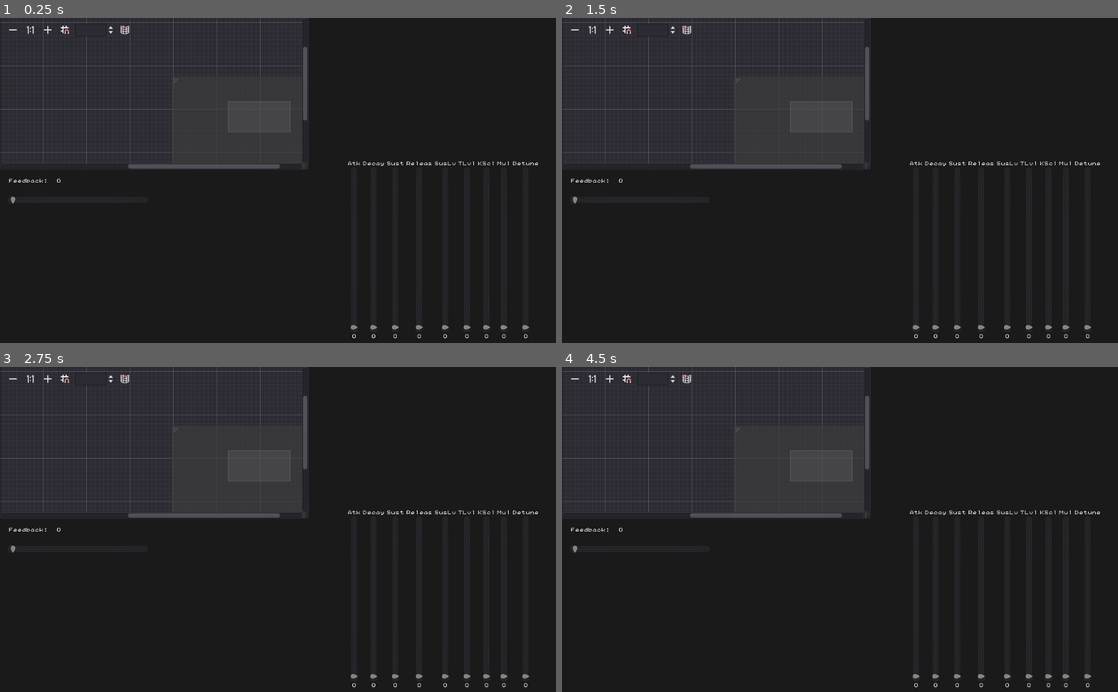
Above: before the commit, frames 1-4 (two rows, left to right).
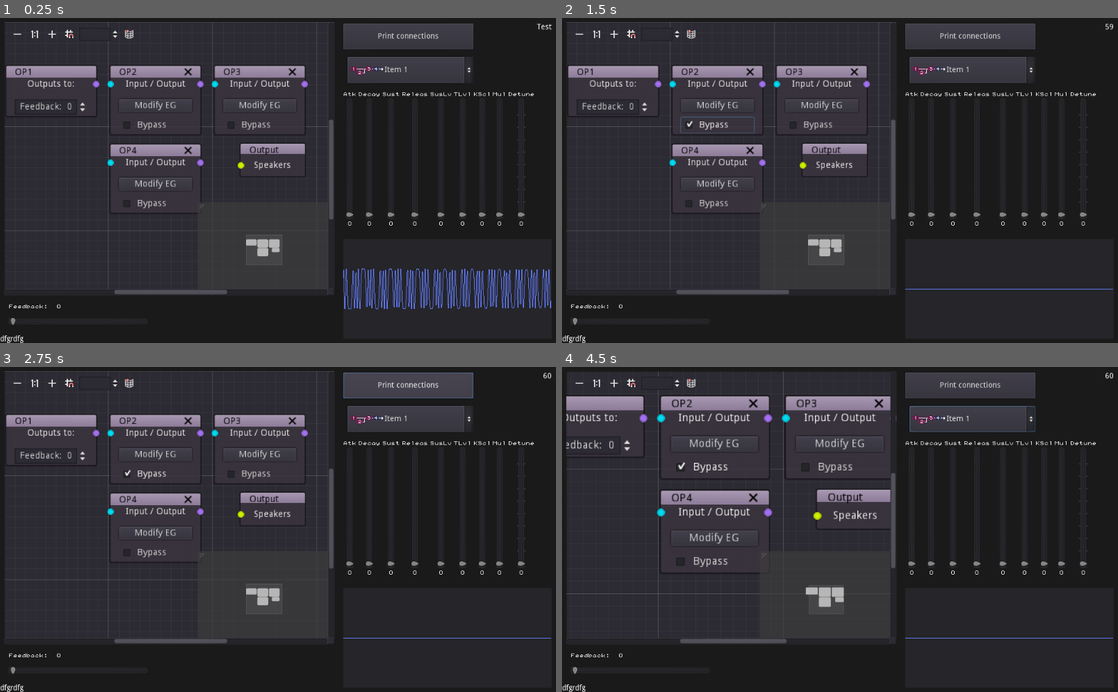
Above: after the commit, the same moments.

Repository: nobuyukinyuu/gdsFM
Game: Godot game, scene res://main.tscn
Same seed, same stepped clock (60 frames per second), same inputs: the game is played once before the commit and once after it.
Inputs (mouse positions are in pixels of both pictures, inside the frame that each line leads up to; where the layout moved, square brackets give the same spot in the first picture):
- Up to frame 1 (0.25 s): no input
- Up to frame 2 (1.5 s): click (717, 105) at 0.5 s, where only the run after the commit has a clickable "Modify EG"; click (717, 125) at 1.25 s, where only the run after the commit has a clickable "Bypass"
- Up to frame 3 (2.75 s): click (405, 386) at 2 s, where only the run after the commit has a clickable "Print connections"
- Up to frame 4 (4.5 s): click (973, 419) at 2.75 s, where only the run after the commit has a clickable "Item 1"; click (578, 383) [573, 380] at 3.5 s; click (612, 383) [612, 380] at 4.25 s

The runs differ from the first frame. In frame 1, 24% of the frame differs, in the area x 0-100%, y 0-100%; in frame 2, 21%; in frame 3, 21%; in frame 4, 24%.
Error before the commit: Parse Error: Variable "i" already defined in the scope (at line 32). (res://main.gd:42)

Commit message:
Somewhat improved algorithm.  Application of TL is weird for some reason.  Why does carrier have to be multiplied by TAU*4 when modulated?

Diff:
--- /dev/null
+++ b/!SampleTimer.gd
@@ -0,0 +1,4 @@
+extends Node
+
+func _ready():
+	pass
--- a/!global.gd
+++ b/!global.gd
@@ -1,24 +1,93 @@
 extends Node
 
-var sintable = []
+var sintable = []  #LUT for a full sine. TODO:  use symmetry to only need 1/4 sine
+var sample_rate = 22050.0
+var samples = 0  #Global oscillator timer.  Iterated every time an output sample is produced.
+
+enum waveforms {PULSE, SAW, TRI, SINE, WHITE, PINK, BROWN, SAMPLE}
+
+# 12-field array containing a LUT of semitone frequencies at all MIDI note numbers.
+#Generated from center tuning (A-4) at 440hz.
+
+# https://www.inspiredacoustics.com/en/MIDI_note_numbers_and_center_frequencies
+var periods = []  #Size 128 +1
+const NOTE_A4 = 69   # Nice.
+
 
 func _ready():
-	gen_sin_table(1024)
+	randomize()
+	gen_sin_table(2048)
 
+	# Generate the period frequencies of every note based on center tuning (A-4) at 440hz
+	# Calculated from the equal temperment note ratio (12th root of 2).
+	periods.clear()
+	periods.resize(129)  #Extra field accounts for G#9
+	for i in periods.size():
+		periods[i] = 440.0 * pow(2, (i-NOTE_A4) / 12.0 )
 
+#	print(periods)
+
+#Generate the sine lookup table at the specified resolution.
 func gen_sin_table(res):
 	sintable.clear()
 	sintable.resize(res)
 	for i in res:
-		sintable[i] = (  sin(2*PI * i/float(res))  )
+		sintable[i] = (  sin(TAU * i/float(res))  )
 
 
 #Grab a sine value from the lookup table.
 func sint(n):
 	var sz = sintable.size()
-	var idx = round( n / (2*PI) * float(sz))
+	var idx = round( n / (TAU) * float(sz))
 	idx = wrapi(idx, 0, sz)
+
+	return sintable[idx]
+
+#Sample Timer convenience functions.  Converts samples elapsed to readable time
+func get_secs():
+	return samples / sample_rate
 
 
 
-	return sintable[idx]
+class Instr:
+	var rr = 1 setget set_release_time  #Float between 0-1
+
+	var ar=0	#Attack
+	var dr=0	#Decay
+	var sr=0	#Sustain
+#	var rr=0	#Release
+	var sl=0	#Sustain level
+	var tl=0	#Total level  (attenuation)
+	var ks=0	#Key scale
+	var mul=0	#Frequency multiplier
+	var dt=0	#Detune
+#
+#	var hz = 440.0  #Operator frequency.  Tuned to A-4 by default
+#
+#	var feedback = 0  #TODO:  Figure out if this is appropriate to use on multiple operators
+#
+
+
+
+	var release_time = 1 #Calculated from rr when set
+
+	var samples = 0  #Samples elapsed
+
+	func set_release_time(val):
+		rr = val
+		if val <= 0:
+			release_time = 0x7FFFFFFFFFFFFFFF
+		elif val >= 1.0:
+			release_time = 0
+		else:
+			release_time = -log(rr) *2  # an rr of 0.01 will produce a ~10s release time.
+
+	func get_level():
+
+		pass
+
+
+
+class Patch:
+	var opChain  #Entire list of GraphNode connections
+#	var
--- a/EGControl.tscn
+++ b/EGControl.tscn
@@ -151,6 +151,7 @@
 margin_bottom = 202.0
 size_flags_horizontal = 3
 size_flags_vertical = 3
+ticks_on_borders = true
 
 [node name="Val" type="Label" parent="H/SL"]
 margin_top = 206.0
@@ -162,7 +163,6 @@
 valign = 2
 
 [node name="TL" type="VBoxContainer" parent="H"]
-editor/display_folded = true
 margin_left = 204.0
 margin_right = 236.0
 margin_bottom = 214.0
@@ -180,6 +180,7 @@
 margin_bottom = 202.0
 size_flags_horizontal = 3
 size_flags_vertical = 3
+ticks_on_borders = true
 
 [node name="Val" type="Label" parent="H/TL"]
 margin_top = 206.0
@@ -238,7 +239,6 @@
 size_flags_horizontal = 3
 size_flags_vertical = 3
 max_value = 16.0
-step = 0.5
 
 [node name="Val" type="Label" parent="H/MUL"]
 margin_top = 206.0
@@ -250,7 +250,6 @@
 valign = 2
 
 [node name="DT" type="VBoxContainer" parent="H"]
-editor/display_folded = true
 margin_left = 304.0
 margin_right = 352.0
 margin_bottom = 214.0
@@ -268,6 +267,9 @@
 margin_bottom = 202.0
 size_flags_horizontal = 3
 size_flags_vertical = 3
+max_value = 1.0
+step = 0.0
+tick_count = 10
 
 [node name="Val" type="Label" parent="H/DT"]
 margin_top = 206.0
--- /dev/null
+++ b/OP-CenterNode.gd
@@ -0,0 +1,26 @@
+extends GraphNode
+
+#var ar=0	#Attack
+#var dr=0	#Decay
+#var sr=0	#Sustain
+#var rr=0	#Release
+#var sl=0	#Sustain level
+#var tl=0	#Total level  (attenuation)
+#var ks=0	#Key scale
+#var mul=0	#Frequency multiplier
+#var dt=0	#Detune
+
+var hz = 440.0  #Operator frequency.  Tuned to A-4 by default
+
+var feedback = 0  #TODO:  Figure out if this is appropriate to use on multiple operators
+
+var eg = global.Instr.new()   #Envelope generator
+
+func _ready():
+#	print(name, " inputs: ", get_connection_input_count(),\
+#			 "	Outputs: ", get_connection_output_count())
+	pass
+
+
+func request_sample():
+	pass
--- /dev/null
+++ b/OP-CenterNode.tscn
@@ -0,0 +1,67 @@
+[gd_scene load_steps=2 format=2]
+
+[ext_resource path="res://OP-CenterNode.gd" type="Script" id=1]
+
+[node name="OP" type="GraphNode"]
+margin_right = 136.0
+margin_bottom = 111.0
+mouse_filter = 1
+custom_constants/separation = 8
+title = "OP"
+show_close = true
+slot/0/left_enabled = true
+slot/0/left_type = 1
+slot/0/left_color = Color( 0, 0.905882, 1, 1 )
+slot/0/right_enabled = true
+slot/0/right_type = 0
+slot/0/right_color = Color( 0.678431, 0.466667, 1, 1 )
+slot/1/left_enabled = false
+slot/1/left_type = 0
+slot/1/left_color = Color( 1, 1, 1, 1 )
+slot/1/right_enabled = false
+slot/1/right_type = 0
+slot/1/right_color = Color( 1, 1, 1, 1 )
+slot/2/left_enabled = false
+slot/2/left_type = 0
+slot/2/left_color = Color( 1, 1, 1, 1 )
+slot/2/right_enabled = false
+slot/2/right_type = 0
+slot/2/right_color = Color( 1, 1, 1, 1 )
+slot/3/left_enabled = false
+slot/3/left_type = 0
+slot/3/left_color = Color( 1, 1, 1, 1 )
+slot/3/right_enabled = false
+slot/3/right_type = 0
+slot/3/right_color = Color( 1, 1, 1, 1 )
+script = ExtResource( 1 )
+
+[node name="Label" type="Label" parent="."]
+margin_left = 16.0
+margin_top = 24.0
+margin_right = 120.0
+margin_bottom = 38.0
+text = "Input / Output"
+align = 1
+valign = 1
+
+[node name="MarginContainer2" type="MarginContainer" parent="."]
+margin_left = 16.0
+margin_top = 38.0
+margin_right = 120.0
+margin_bottom = 38.0
+
+[node name="Button" type="Button" parent="."]
+margin_left = 16.0
+margin_top = 46.0
+margin_right = 120.0
+margin_bottom = 66.0
+text = "Modify EG"
+
+[node name="CheckBox" type="CheckBox" parent="."]
+margin_left = 16.0
+margin_top = 74.0
+margin_right = 120.0
+margin_bottom = 98.0
+custom_constants/hseparation = 8
+text = "Bypass"
+clip_text = true
--- /dev/null
+++ b/PinkNoiseGenerator.gd
@@ -0,0 +1,32 @@
+extends Node
+
+#Stolen from bfxr who stole it from http://www.firstpr.com.au/dsp/pink-noise/#Filtering
+class PinkNumber:
+	var max_key = 0x1f
+	var key = 0
+	var white_values = [0,0,0,0,0]
+	var _range = 128
+
+	func _init():
+		for i in range(5):
+			white_values[i] =  randf() * (_range/5)
+
+	func next():
+		var last_key = key
+		var sum
+
+		key +=1
+		if key > max_key:
+			key = 0
+		# XOR previous value with current value.
+		# This gives a list of bits that have changed.
+		var diff = last_key ^ key
+		sum = 0
+
+		for i in range(5):
+			#If bit changed get new random number for corresponding white_value
+			if diff & (1 << i):
+				white_values[i] = randf() * (_range/5)
+			sum += white_values[i]
+
+		return sum/64.0-1.0
--- a/main.gd
+++ b/main.gd
@@ -4,23 +4,44 @@
 var samples = 0
 var bufferdata = PoolVector2Array([])
 
-var hz = 22050.0
+var hz = 44100.0  #This is set to a global var sample_rate
 
 var carrier_hz = 440.0
-var modulator_hz = 220.0
+var old_op1_sample = [0,0]
+var modulator_hz = 440.0
 
+var inst = global.Instr.new()
 
 func _ready():
+	hz = global.sample_rate
+
 	$Audio.stream.mix_rate = hz
 	buf = $Audio.get_stream_playback()
 
 	fill_buffer()  #Prefill buffer
 	$Audio.play()
 
+#	$Panel/Line2D.position = $Panel.rect_position
+	var newpts = []
+	newpts.resize($Panel.rect_size.x)
+	$Panel/Line2D.points = newpts
+
+
+func _input(event):
+	#DEBUG:  reset EG
+	if Input.is_key_pressed(KEY_F12):
+		global.samples = 0
+
 func _process(delta):
 	fill_buffer()
 
+func _physics_process(delta):
+	if bufferdata.size() < 2:  return
+	for i in min($Panel.rect_size.x, bufferdata.size()):
+		var h = $Panel.rect_size.y/2
+		$Panel/Line2D.points[i] = Vector2(i, h + bufferdata[i].y * h)
 
+#	$Panel/Line2D.points = pts
 
 func fill_buffer(var frames=-1):
 	if !buf:  return
@@ -30,30 +51,64 @@
 	bufferdata.resize(frames_to_fill)
 
 	for i in frames_to_fill:
-		samples +=1
+
+		#Calculate the phase position to reduce calculations needed by each operator
+		var phase = (global.samples / hz * TAU)
+
 
 #		var x = global.sint(2*PI * samples * (carrier_hz / hz))
 
-		var carrier = (TAU * samples * (carrier_hz / hz))
-		var modulator = global.sint( TAU * samples * (modulator_hz / hz))
+		var mul = $EGControl.get_value("MUL") +1
+		var tl = (100 - $EGControl.get_value("TL")) / 100.0
+
+		var carrier = (phase * carrier_hz) * (1+ $EGControl.get_value("DT")/1000.0)
+		var modulator = (phase * modulator_hz )
+
+		var release_env = (1.0-min(1.0, global.get_secs()))  #DEBUG, TEMPORARY
 
 
-		var feedback = modulate(carrier , modulator_hz, $EGControl.get_value("MUL"))
-		for i in range($FB.value):
-			feedback = modulate(feedback, carrier_hz)
-		var x = global.sint(feedback)
+		if $FB.value > 0:
+			var average = (old_op1_sample[0] + old_op1_sample[1]) / 2.0
+			var scaled_fb = average * $FB.value #/ pow(2, $FB.value)
+			old_op1_sample[1] = old_op1_sample[0]
+			old_op1_sample[0] = sin(scaled_fb + carrier) * tl
+
+
+			carrier = old_op1_sample[0]
+		else:
+			carrier = sin(carrier) * tl * release_env
+			pass
+
+#		var modulator = sin(phase * modulator_hz * $EGControl.get_value("MUL") + carrier*TAU)
+
+#		modulator =  global.sint(modulator*mul + (carrier) * TAU*4)
+		modulator =  global.sint(sin(modulator*mul) + (carrier) * TAU*4) * release_env
+
+#		modulator = modulate(modulator, modulator, tl, mul)
+
+
+#		modulator = sin(modulator + carrier)
+#		var x = clamp(carrier * modulator, -1, 1)
+		var x = clamp(modulator, -1, 1)
+
 
 		bufferdata[i] = (Vector2.ONE * x)
 
+		global.samples +=1
+
 	buf.push_buffer(bufferdata)
 
-
 #Carrier:  A waveform not yet sin-processed.
-func modulate(carrier, modulator_hz, mul=1.0):
-	var modulator = global.sint( TAU * samples * (modulator_hz / hz))
-	return (carrier + mul*modulator)
-
+func modulate(carrier, modulator, tl, mul=1.0):
+#	var modulator = global.sint(TAU * global.samples * (mod_hz / hz))
+	return global.sint(sin(modulator*mul) * tl + (carrier) * TAU*4)
 
 
 func _on_FB_value_changed(value):
 	$Label.text = "Feedback:  " + str(value)
+
+
+
+func _on_btnPrintConnections_pressed():
+	print($GraphEdit.get_connection_list())
+	pass # Replace with function body.
--- a/main.tscn
+++ b/main.tscn
@@ -1,12 +1,88 @@
-[gd_scene load_steps=5 format=2]
+[gd_scene load_steps=17 format=2]
 
 [ext_resource path="res://main.gd" type="Script" id=1]
 [ext_resource path="res://EGControl.tscn" type="PackedScene" id=2]
-[ext_resource path="res://spelunkid_font.tres" type="BitmapFont" id=3]
+[ext_resource path="res://OP-CenterNode.tscn" type="PackedScene" id=3]
+[ext_resource path="res://spelunkid_font.tres" type="BitmapFont" id=4]
+[ext_resource path="res://gfx/al1.png" type="Texture" id=5]
+[ext_resource path="res://gfx/al0.png" type="Texture" id=6]
+[ext_resource path="res://gfx/al2.png" type="Texture" id=7]
+[ext_resource path="res://gfx/al3.png" type="Texture" id=8]
+[ext_resource path="res://gfx/al4.png" type="Texture" id=9]
+[ext_resource path="res://gfx/al5.png" type="Texture" id=10]
+[ext_resource path="res://gfx/al6.png" type="Texture" id=11]
+[ext_resource path="res://gfx/al7.png" type="Texture" id=12]
+
+[sub_resource type="GDScript" id=3]
+script/source = "extends GraphEdit
+
+func _ready():
+	add_valid_connection_type(0,1)
+	add_valid_connection_type(1,0)
+
+	add_valid_left_disconnect_type(0)
+	add_valid_left_disconnect_type(1)
+
+	add_valid_right_disconnect_type(0)
+	add_valid_right_disconnect_type(1)
+
+	for o in get_children():
+		if o is GraphNode:
+			o.title = o.name
+
+
+func _on_GraphEdit_connection_request(from, from_slot, to, to_slot):
+	prints(\"request from\", from, \"slot\", from_slot, \"to\", to, \", slot\", to_slot)
+
+	if from != to:
+		connect_node(from, from_slot, to, to_slot)
+	else:
+		prints(\"Warning:  Attempting to connect\", from, \"to itself\")
+
+
+	#For processing output, we want to request the sample packet from the input.
+	#The request function should be given a list of processed nodes as an argument.
+	#The operator requesting a sample should add itself to the list it received.
+	#Then, each node recursively checks its own inputs, and requests a waveform
+	#from the input node if that node isn't already in the list.
+	#
+	# Once receiving the waveform, it performs frequency oscillation and passes
+	# the output to the function caller.
+
+func _on_GraphEdit_disconnection_request(from, from_slot, to, to_slot):
+		disconnect_node(from, from_slot, to, to_slot)
+"
+
+[sub_resource type="GDScript" id=4]
+script/source = "#Speakers output.  This terminus requests the first operator with an empty list.
+#Requesting empty from an OP produces a straight waveform output without any FM.
+extends GraphNode
+
+func _ready():
+	pass
+"
 
 [sub_resource type="AudioStreamGenerator" id=1]
 mix_rate = 22050.0
 buffer_length = 0.2
+
+[sub_resource type="GDScript" id=2]
+script/source = "extends Timer
+var blep = 0
+
+func _ready():
+	pass
+
+func _process(delta):
+	blep +=1
+
+
+
+func _on_Timer_timeout():
+	owner.get_node(\"ProcessRate\").text = str(blep)
+	blep = 0
+
+"
 
 [node name="Control" type="Control"]
 anchor_right = 1.0
@@ -17,37 +93,208 @@
 }
 
 [node name="EGControl" parent="." instance=ExtResource( 2 )]
-margin_left = 640.0
-margin_top = 264.0
-margin_right = 2.0
-margin_bottom = -9.0
+anchor_left = 1.0
+anchor_bottom = 0.0
+margin_left = -392.0
+margin_top = 136.0
+margin_right = -6.0
+margin_bottom = 383.0
 
 [node name="GraphEdit" type="GraphEdit" parent="."]
-margin_right = 568.0
-margin_bottom = 280.0
-right_disconnects = true
-scroll_offset = Vector2( -80, -168 )
-snap_distance = 8
+anchor_right = 1.0
+anchor_bottom = 1.0
+margin_left = 8.0
+margin_top = 8.0
+margin_right = -408.0
+margin_bottom = -88.0
+snap_distance = 16
+zoom = 1.2
+script = SubResource( 3 )
+
+[node name="OP1" type="GraphNode" parent="GraphEdit"]
+editor/display_folded = true
+margin_top = 76.8
+margin_right = 144.0
+margin_bottom = 159.8
+rect_scale = Vector2( 1.2, 1.2 )
+mouse_filter = 1
+custom_constants/separation = 8
+title = "OP1"
+offset = Vector2( 0, 64 )
+slot/0/left_enabled = false
+slot/0/left_type = -1
+slot/0/left_color = Color( 1, 1, 1, 1 )
+slot/0/right_enabled = true
+slot/0/right_type = 0
+slot/0/right_color = Color( 0.678431, 0.466667, 1, 1 )
+slot/1/left_enabled = false
+slot/1/left_type = 0
+slot/1/left_color = Color( 1, 1, 1, 1 )
+slot/1/right_enabled = false
+slot/1/right_type = 0
+slot/1/right_color = Color( 1, 1, 1, 1 )
+slot/2/left_enabled = false
+slot/2/left_type = 0
+slot/2/left_color = Color( 1, 1, 1, 1 )
+slot/2/right_enabled = false
+slot/2/right_type = 0
+slot/2/right_color = Color( 1, 1, 1, 1 )
+
+[node name="Label" type="Label" parent="GraphEdit/OP1"]
+margin_left = 16.0
+margin_top = 24.0
+margin_right = 128.0
+margin_bottom = 38.0
+text = "Outputs to:"
+align = 1
+valign = 1
+
+[node name="MarginContainer" type="MarginContainer" parent="GraphEdit/OP1"]
+margin_left = 16.0
+margin_top = 38.0
+margin_right = 128.0
+margin_bottom = 38.0
+
+[node name="SpinBox" type="SpinBox" parent="GraphEdit/OP1"]
+margin_left = 16.0
+margin_top = 46.0
+margin_right = 128.0
+margin_bottom = 70.0
+max_value = 16.0
+align = 1
+prefix = "Feedback: "
+
+[node name="OP2" parent="GraphEdit" instance=ExtResource( 3 )]
+margin_left = 192.0
+margin_top = 76.8
+margin_right = 336.0
+margin_bottom = 187.8
+rect_scale = Vector2( 1.2, 1.2 )
+offset = Vector2( 160, 64 )
+
+[node name="OP3" parent="GraphEdit" instance=ExtResource( 3 )]
+margin_left = 384.0
+margin_top = 76.8
+margin_right = 528.0
+margin_bottom = 187.8
+rect_scale = Vector2( 1.2, 1.2 )
+offset = Vector2( 320, 64 )
+
+[node name="OP4" parent="GraphEdit" instance=ExtResource( 3 )]
+margin_left = 192.0
+margin_top = 222.0
+margin_right = 336.0
+margin_bottom = 333.0
+rect_scale = Vector2( 1.2, 1.2 )
+offset = Vector2( 160, 185 )
+
+[node name="Output" type="GraphNode" parent="GraphEdit"]
+margin_left = 432.0
+margin_top = 220.8
+margin_right = 536.0
+margin_bottom = 276.8
+rect_scale = Vector2( 1.2, 1.2 )
+mouse_filter = 1
+title = "Output"
+offset = Vector2( 360, 184 )
+slot/0/left_enabled = true
+slot/0/left_type = 1
+slot/0/left_color = Color( 0.85098, 1, 0, 1 )
+slot/0/right_enabled = false
+slot/0/right_type = 0
+slot/0/right_color = Color( 1, 1, 1, 1 )
+script = SubResource( 4 )
+
+[node name="Label" type="Label" parent="GraphEdit/Output"]
+margin_left = 16.0
+margin_top = 24.0
+margin_right = 87.0
+margin_bottom = 48.0
+rect_min_size = Vector2( 0, 24 )
+text = "Speakers"
+align = 1
+valign = 1
 
 [node name="Audio" type="AudioStreamPlayer" parent="."]
 stream = SubResource( 1 )
 volume_db = -27.866
 
 [node name="FB" type="HSlider" parent="."]
-margin_left = 16.0
-margin_top = 312.0
+anchor_top = 1.0
+anchor_bottom = 1.0
+margin_left = 16.0
+margin_top = -64.0
 margin_right = 272.0
-margin_bottom = 360.0
-max_value = 16.0
+margin_bottom = -16.0
+max_value = 8.0
+step = 0.1
+ticks_on_borders = true
 
 [node name="Label" type="Label" parent="."]
-anchor_top = 0.5
-anchor_bottom = 0.5
-margin_left = 16.0
-margin_top = -4.0
-margin_right = 80.0
-margin_bottom = 4.0
-custom_fonts/font = ExtResource( 3 )
+anchor_top = 1.0
+anchor_bottom = 1.0
+margin_left = 16.0
+margin_top = -72.0
+margin_right = 112.0
+margin_bottom = -64.0
+custom_fonts/font = ExtResource( 4 )
 text = "Feedback:  0"
 align = 1
+
+[node name="Timer" type="Timer" parent="."]
+autostart = true
+script = SubResource( 2 )
+
+[node name="ProcessRate" type="Label" parent="."]
+anchor_left = 1.0
+anchor_right = 1.0
+margin_left = -272.0
+margin_top = 10.0
+margin_right = -8.0
+margin_bottom = 80.0
+text = "Test"
+align = 2
+
+[node name="btnPrintConnections" type="Button" parent="."]
+anchor_left = 1.0
+anchor_right = 1.0
+margin_left = -392.0
+margin_top = 10.0
+margin_right = -152.0
+margin_bottom = 58.0
+text = "Print connections"
+
+[node name="OptionButton" type="OptionButton" parent="."]
+margin_left = 640.0
+margin_top = 72.0
+margin_right = 872.0
+margin_bottom = 120.0
+text = "Item 1"
+icon = ExtResource( 5 )
+items = [ "4x Serial Modulation", ExtResource( 6 ), false, 0, null, "Item 1", ExtResource( 5 ), false, 1, null, "Item 2", ExtResource( 7 ), false, 2, null, "Item 3", ExtResource( 8 ), false, 3, null, "Item 4", ExtResource( 9 ), false, 4, null, "Item 5", ExtResource( 10 ), false, 5, null, "Item 6", ExtResource( 11 ), false, 6, null, "Item 7", ExtResource( 12 ), false, 7, null ]
+selected = 1
+
+[node name="Label2" type="Label" parent="."]
+anchor_top = 1.0
+anchor_bottom = 1.0
+margin_top = -14.0
+margin_right = 40.0
+text = "dfgrdfg"
+
+[node name="Panel" type="Panel" parent="."]
+anchor_left = 1.0
+anchor_right = 1.0
+anchor_bottom = 1.0
+margin_left = -392.0
+margin_top = 408.0
+margin_right = -8.0
+margin_bottom = -8.0
+
+[node name="Line2D" type="Line2D" parent="Panel"]
+width = 1.0
+texture_mode = 1044891074
+[connection signal="connection_request" from="GraphEdit" to="GraphEdit" method="_on_GraphEdit_connection_request"]
+[connection signal="disconnection_request" from="GraphEdit" to="GraphEdit" method="_on_GraphEdit_disconnection_request"]
 [connection signal="value_changed" from="FB" to="." method="_on_FB_value_changed"]
+[connection signal="timeout" from="Timer" to="Timer" method="_on_Timer_timeout"]
+[connection signal="pressed" from="btnPrintConnections" to="." method="_on_btnPrintConnections_pressed"]
--- a/project.godot
+++ b/project.godot
@@ -22,6 +22,15 @@
 [autoload]
 
 global="*res://!global.gd"
+PinkNoise="*res://PinkNoiseGenerator.gd"
+
+[debug]
+
+gdscript/warnings/unused_variable=false
+
+[editor_plugins]
+
+enabled=PoolStringArray( "zoomy" )
 
 [rendering]
 
--- /dev/null
+++ b/vol_curve_smooth_out.tres
@@ -0,0 +1,4 @@
+[gd_resource type="Curve" format=2]
+
+[resource]
+_data = [ Vector2( 0, 1 ), 0.0, 0.0, 0, 0, Vector2( 1, 0 ), 0.0, 0.0, 0, 0 ]
Binary file added: algorithms.aseprite
Binary file added: algorithms_color.aseprite
Binary file added: gfx/al0.png
Not shown, added: gfx/al0.png.import
Binary file added: gfx/al1.png
Not shown, added: gfx/al1.png.import
Binary file added: gfx/al2.png
Not shown, added: gfx/al2.png.import
Binary file added: gfx/al3.png
Not shown, added: gfx/al3.png.import
Binary file added: gfx/al4.png
Not shown, added: gfx/al4.png.import
(and 6 more such lines)
